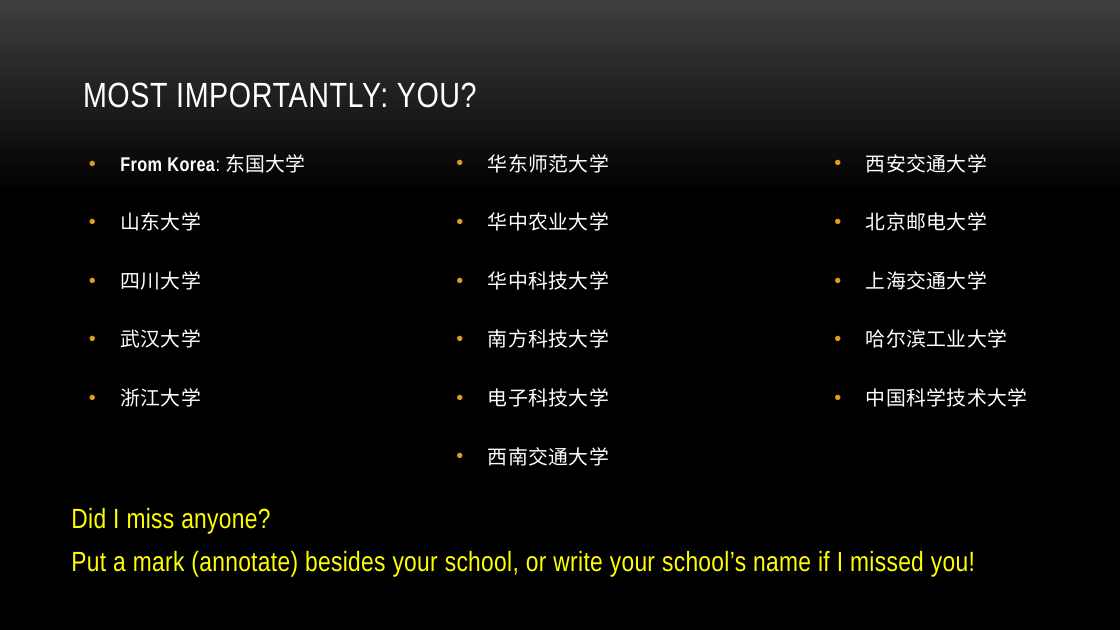
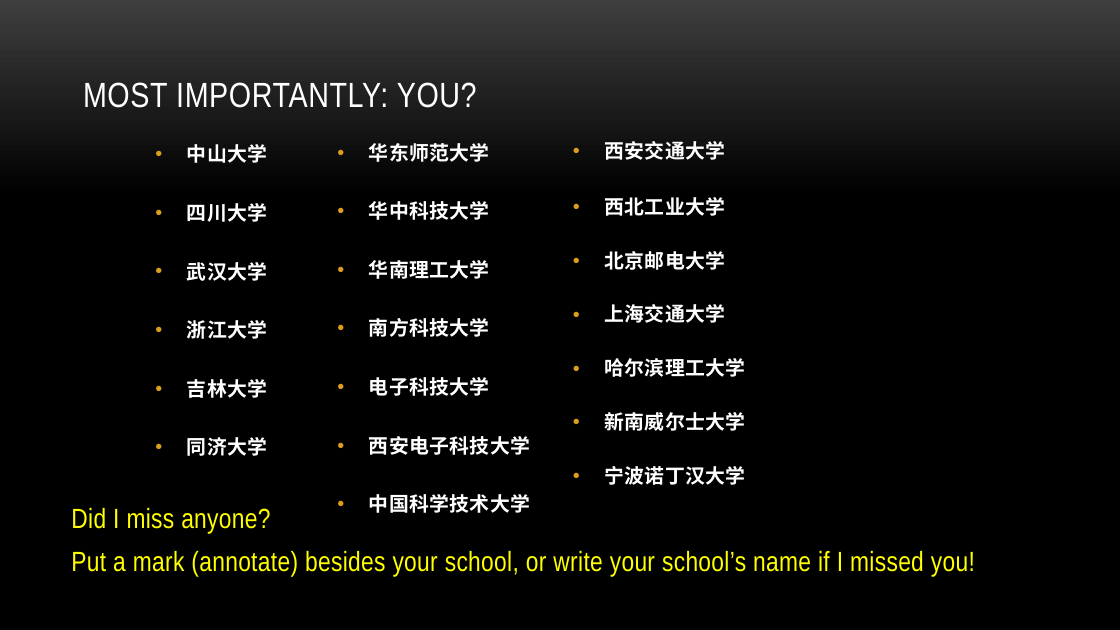
Before and after one commit to myuwbclasses/IntroGameDevelopment, a slide deck: slide 4 of PPT/Intro.pptx. Drawn at 1120x630 pixels with LibreOffice and Linux fonts; fonts in the diff are those of the drawing; background and template pictures are left out. Boxes give left, top, right and bottom in pixels: in the first picture for what was removed or moved away, otherwise in the second. Text is boxed around its words. In the diff, an @@ line names an element or a change of style, - is before the commit and + after.

```diff
--- a/PPT/Intro.pptx
+++ b/PPT/Intro.pptx
@@ text "中山大学": place and size @@
-text "中山大学" at [120,154,306,407]
+text "中山大学" at [187,144,268,456]
@@ text at [187,144,268,163]: text changed; font Arial Narrow to Noto Sans CJK SC @@
-• From Korea: 东国大学
-• 山东大学
+• 中山大学
@@ text "华东师范大学": place and size @@
-text "华东师范大学" at [488,154,609,466]
+text "华东师范大学" at [369,143,530,513]
@@ text at [369,143,490,396]: bold on in "华东师范大学", "华中科技大学", "南方科技大学", "电子科技大学" @@
@@ text "西安交通大学": place and size @@
-text "西安交通大学" at [866,154,1027,407]
+text "西安交通大学" at [604,141,745,485]
@@ text at [604,141,725,323]: bold on in "西安交通大学", "北京邮电大学", "上海交通大学"; line spacing 1 to 0.9 @@
@@ text at [187,203,268,339]: bold on in "四川大学", "武汉大学", "浙江大学" @@
@@ text at [604,197,725,216]: paragraph added @@
+• 西北工业大学
@@ text at [488,212,609,231]: paragraph removed @@
-• 华中农业大学
@@ text at [369,260,490,279]: paragraph added @@
+• 华南理工大学
@@ text at [604,358,745,485]: text changed; bold on @@
-• 哈尔滨工业大学
-• 中国科学技术大学
+• 哈尔滨理工大学
+• 新南威尔士大学
+• 宁波诺丁汉大学
@@ text at [187,379,268,456]: paragraphs added @@
+• 吉林大学
+• 同济大学
@@ text at [369,436,530,513]: text changed; font Noto Sans CJK SC to Arial Narrow; bold on @@
-• 西南交通大学
+• 西安电子科技大学
+• 中国科学技术大学
```
Also in this commit, not shown: 4 other slides changed, 38 other files.
